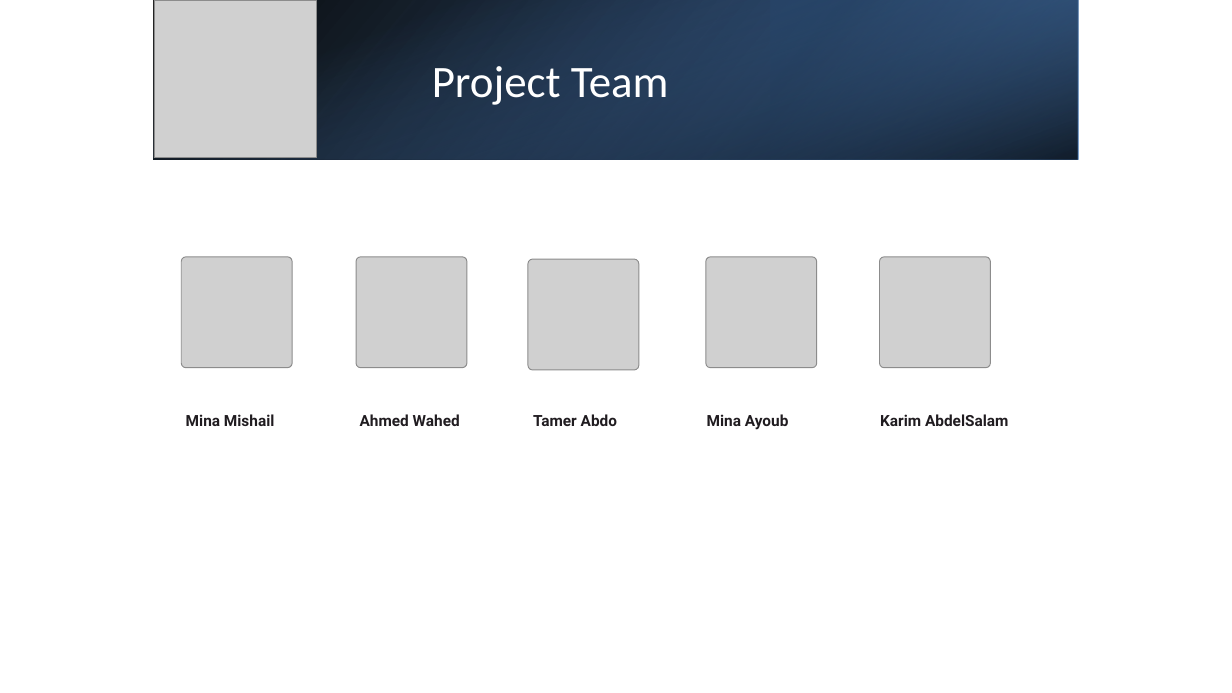
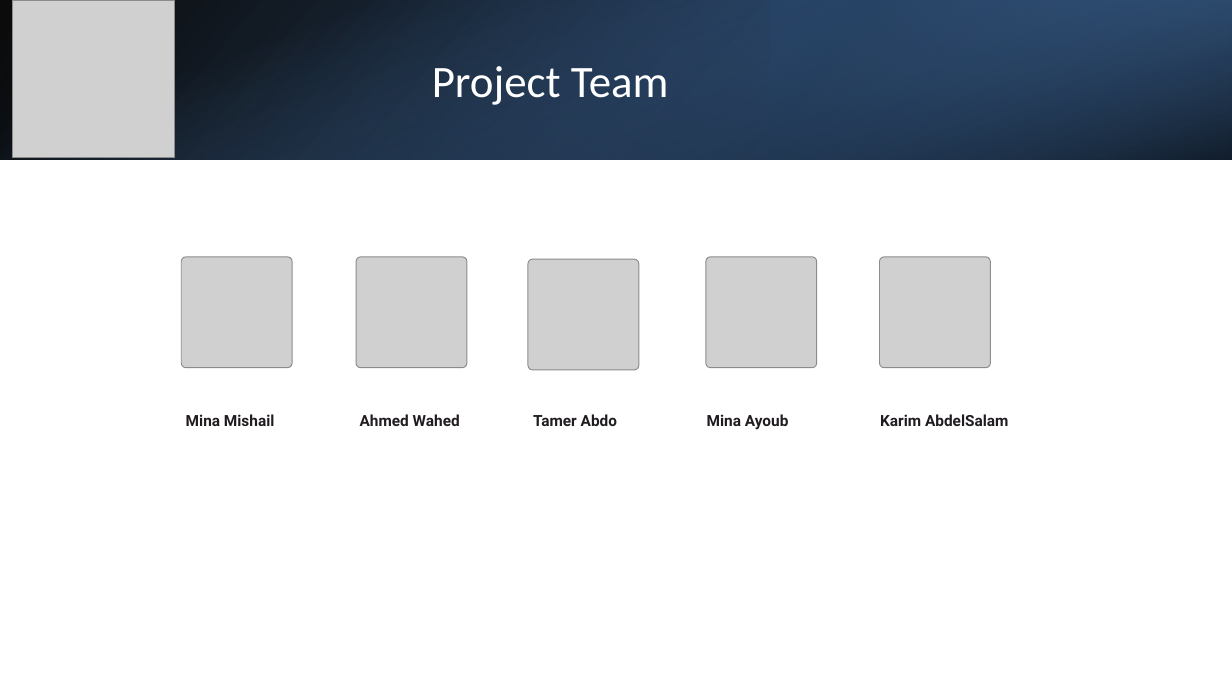
Before and after one commit to powerbiteam1/UK-Train-Rides, a slide deck: slide 2 of UK_Rail_Analytics_Presentation_CEO_V5.pptx. Drawn at 1232x693 pixels with LibreOffice and Linux fonts; fonts in the diff are those of the drawing; grey boxes stand for pictures. Boxes give left, top, right and bottom in pixels: in the first picture for what was removed or moved away, otherwise in the second. Text is boxed around its words. In the diff, an @@ line names an element or a change of style, - is before the commit and + after.

```diff
--- a/UK_Rail_Analytics_Presentation_CEO_V5.pptx
+++ b/UK_Rail_Analytics_Presentation_CEO_V5.pptx
@@ rectangle: place and size @@
-rectangle at [154,0,1079,159]
+rectangle at [0,0,1232,159]
@@ rectangle: place and size @@
-rectangle at [153,0,1078,159]
+rectangle at [0,0,1232,159]
@@ picture: place and size @@
-picture at [154,0,317,158]
+picture at [12,0,175,158]
@@ rectangle: place and size @@
-rectangle at [770,0,1078,159]
+rectangle at [770,0,1232,159]
```
Also in this commit, not shown: 7 other slides changed, 1 slide added, 1 slide removed, 1 other file.
